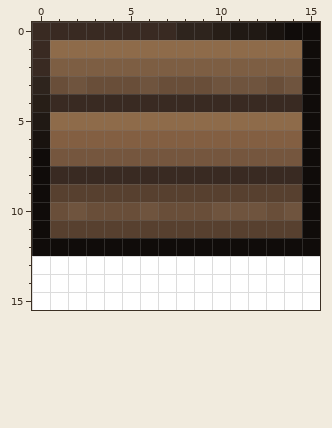
Two versions of one pixel-art sprite, src/main/resources/assets/harvestfestival/textures/models/sign_back.png. Above is the file before it was changed.
The file is 16x16 pixels. Colours within 5 levels of each other are drawn and written as one.
After the commit:
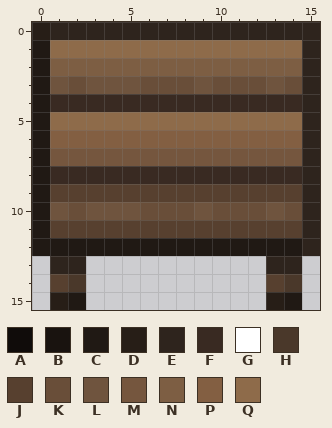
Palette (. is transparent): A #100c0a  B #19130f  C #201914  D #271e17  E #2e241d  F #392a22  G #ffffff  H #4a382a  J #57402f  K #694e39  L #6f543e  M #75563e  N #7d5e43  P #835f42  Q #8e6b4a
The exact change:
The author changed colour A to colour C in rows 7 to 11 at x 0; in row 12 at x 0 to 14.
The author changed colour B to colour C in row 6 at x 0.
The author changed colour D to colour C in row 4 at x 0.
The author changed colour E to colour C in row 3 at x 0.
The author changed colour F to colour C in rows 1 to 2 at x 0.
The author changed colour G to colour C in row 15 at x 2 and 14.
The author changed colour F to colour D in row 0 at x 0.
The author changed colour G to colour D in row 15 at x 1 and 13.
The author changed colour A to colour E in row 0 at x 14 to 15; in rows 1 to 12 at x 15.
The author changed colour B to colour E in row 0 at x 13.
The author changed colour C to colour E in row 0 at x 11 to 12.
The author changed colour D to colour E in row 0 at x 10.
The author changed colour F to colour E in row 0 at x 1 to 7.
The author changed colour G to colour E in row 13 at x 1 to 2 and 13 to 14.
The author changed colour G to colour H in row 14 at x 2 and 14.
The author changed colour G to colour J in row 14 at x 1 and 13.
The author changed colour L to colour K in row 3 at x 2, 6, 10 to 12 and 14; in row 10 at x 2, 6, 10 to 12 and 14.
The author changed colour K to colour L in row 3 at x 1, 3 to 5, 9 and 13; in row 10 at x 1, 3 to 5, 9 and 13.
The edit erases colour G in rows 13 to 15 at x 0, 3 to 12 and 15.
Where, in picture pixels (left, top, right, bottom), the same in both pictures:
changed: (32, 22, 320, 310)
